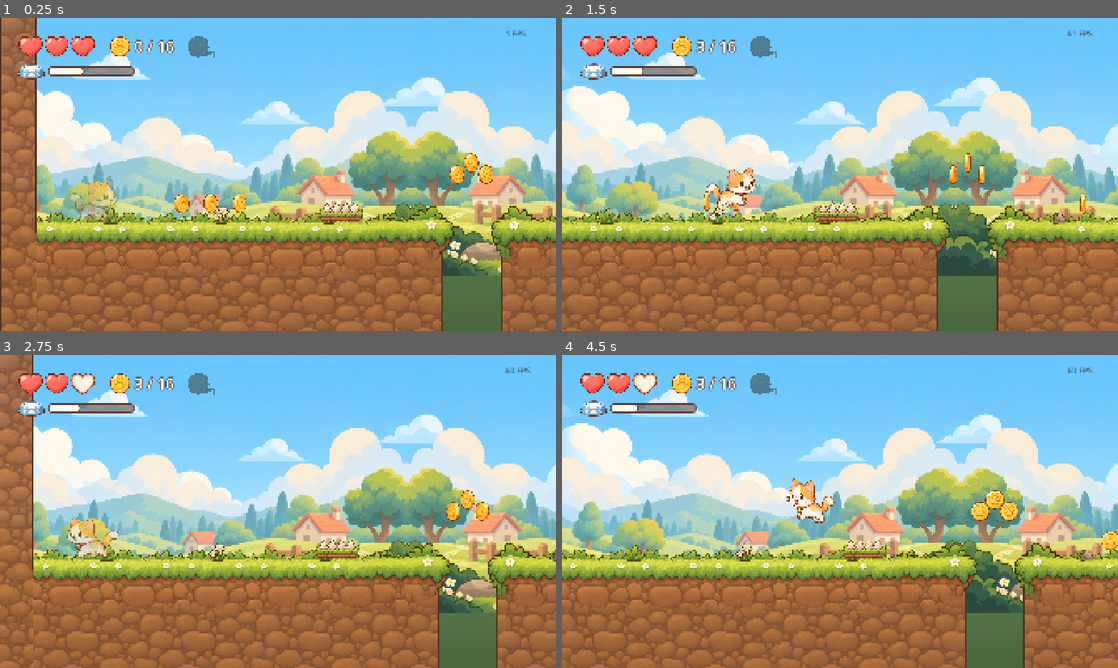
Above: before the commit, frames 1-4 (two rows, left to right).
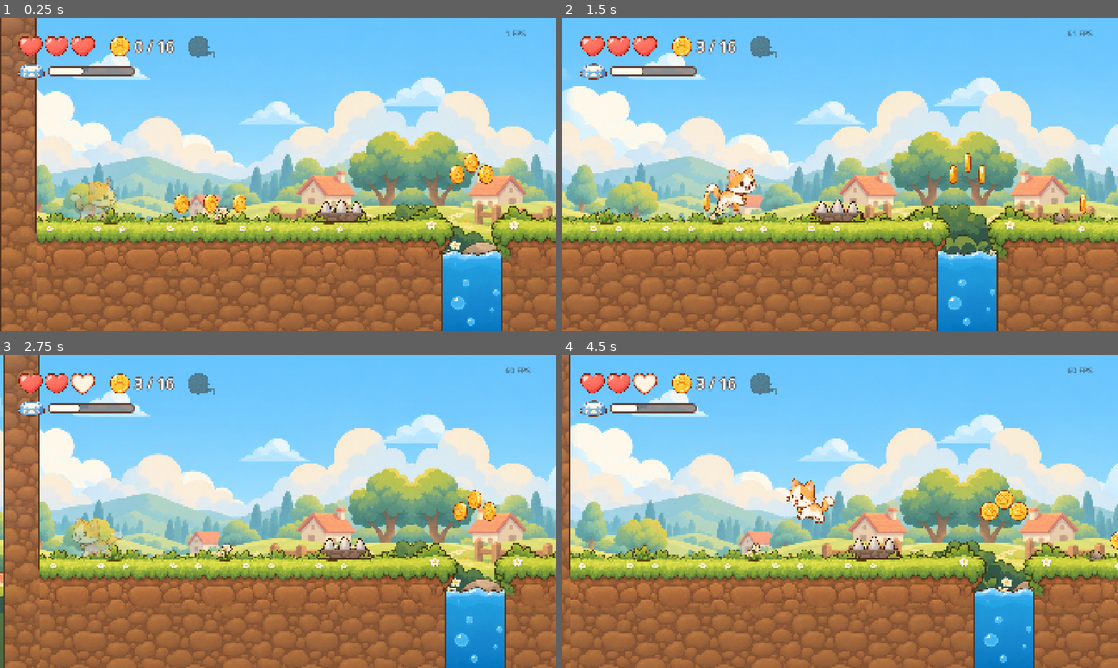
Above: after the commit, the same moments.

Repository: roshnikumari-21/wiwiwi
Game: Godot game, scene res://scenes/levels/w1/level_w1_01.tscn
Same seed, same stepped clock (60 frames per second), same inputs: the game is played once before the commit and once after it.
Inputs (mouse positions are in pixels of both pictures, inside the frame that each line leads up to):
- Up to frame 1 (0.25 s): no input
- Up to frame 2 (1.5 s): move the mouse to (962, 158) at 0.52 s; hold Right (move_right) from 0.53 s (still down); tap Space (jump) at 0.6, 0.77, 1.07, 1.35 s; click (962, 158) at 0.67 s; move the mouse to (728, 190) at 1.27 s; click (728, 190) at 1.42 s
- Up to frame 3 (2.75 s): tap Space (jump) at 1.52, 1.82, 2.1 s; move the mouse to (333, 442) at 2.02 s; release Right (move_right) at 2.03 s; hold Left (move_left) from 2.03 s (still down); click (333, 442) at 2.17 s
- Up to frame 4 (4.5 s): move the mouse to (812, 574) at 2.77 s; release Left (move_left) at 2.78 s; hold Right (move_right) 2.78-4.28 s; tap Space (jump) at 2.85, 3.02, 3.32, 3.6, 3.77, 4.07, 4.35 s; click (812, 574) at 2.92 s; move the mouse to (1006, 558) at 3.52 s; click (1006, 558) at 3.67 s; move the mouse to (673, 464) at 4.27 s; hold Left (move_left) from 4.28 s (still down); click (673, 464) at 4.42 s

The runs differ from the first frame. In frame 1, 3.1% of the frame differs, in the area x 56-91%, y 58-100%; in frame 2, 3.1%; in frame 3, 24%, in the area x 0-100%, y 0-100%; in frame 4, 21%.

Commit message:
M1: water in pits and new spike traps
Pits now hold water: splash, sink, then the pit rule. Spike traps rest
on the ground with short/long variants. Water tiles made seamless and
joined without a line by make_ground.py.

Co-Authored-By: Claude Opus 5.5 <noreply@anthropic.com>

Diff:
--- a/autoload/events.gd
+++ b/autoload/events.gd
@@ -6,6 +6,7 @@
 signal yarn_collected
 signal hearts_changed(hearts: int)
 signal player_hurt                     ## a hazard or enemy touched the cat
+signal player_fell_in_water
 signal enemy_stomped
 signal energy_changed(energy: float)   ## 0..1
 signal milk_drunk
--- a/dev/m1_hazards_test.gd
+++ b/dev/m1_hazards_test.gd
@@ -54,6 +54,21 @@
 	await _frames(70)
 	_check("squashed slime goes away", not is_instance_valid(slime), "")
 
+	# Water: falling in splashes, she sinks, loses a heart and comes back at the respawn point.
+	await _frames(80)
+	gs.hearts = 3
+	player.global_position = Vector2(1500, 960)
+	player.velocity = Vector2(0, 400)
+	for i in 30:   # until she reaches the water
+		await physics_frame
+		if player.frozen:
+			break
+	_check("water: she sinks (no control)", player.frozen, player.global_position)
+	_check("water: splash shown", level.get_node("Objects/Water1").find_children("*", "CPUParticles2D", false, false).size() == 1, "")
+	await _frames(60)   # the sinking pause, then the heart and the respawn
+	_check("water: heart lost", gs.hearts == 2, gs.hearts)
+	_check("water: back at the start, visible", player.global_position.distance_to(Vector2(200, 900)) < 5 and not player.frozen and player.sprite.modulate.a > 0.2, [player.global_position, player.sprite.modulate.a])
+
 	print("RESULT: %s" % ("ALL PASS" if _fails == 0 else "%d FAILED" % _fails))
 	quit(_fails)
 
--- a/scenes/actors/player/player.gd
+++ b/scenes/actors/player/player.gd
@@ -178,6 +178,7 @@
 	frozen = false
 	_safe_left = safe_time
 	sprite.flip_h = false
+	sprite.modulate.a = 1.0
 	sprite.play("idle")
 	var blink := create_tween().set_loops(7)
 	blink.tween_property(sprite, "modulate:a", 0.3, 0.08)
@@ -218,6 +219,12 @@
 	_in_jump = true
 	_do_squash(Vector2(0.85, 1.15))
 
+## Fell into water: she drifts down and fades out under the waves.
+func sink() -> void:
+	frozen = true
+	velocity = Vector2(velocity.x * 0.2, minf(velocity.y, 200.0))
+	create_tween().tween_property(sprite, "modulate:a", 0.0, 0.5)
+
 ## Out of hearts: stop and look sad.
 func give_up() -> void:
 	frozen = true
--- a/scenes/levels/level.gd
+++ b/scenes/levels/level.gd
@@ -21,6 +21,7 @@
 var _respawn_point: Vector2
 var _over := false   ## true once the level is won or lost
 const HURT_PAUSE := 0.7  ## seconds of the hurt pose before she reappears at the flag
+const SINK_PAUSE := 0.8  ## seconds of sinking after a splash before she reappears at the flag
 
 func _ready() -> void:
 	bounds = _terrain_bounds()
@@ -32,6 +33,7 @@
 
 	Events.checkpoint_reached.connect(func(point: Vector2): _respawn_point = point)
 	Events.player_hurt.connect(_on_hurt)
+	Events.player_fell_in_water.connect(_on_fell_in_water)
 	for goal in get_tree().get_nodes_in_group("goal"):
 		goal.reached.connect(_on_goal_reached.bind(goal))
 	hud.restart_pressed.connect(restart)
@@ -52,6 +54,15 @@
 		_respawn()
 	else:
 		_fail()
+
+## Water in a pit: a splash, she sinks out of sight, then the same rule as a pit fall.
+func _on_fell_in_water() -> void:
+	if _over:
+		return
+	player.sink()
+	await get_tree().create_timer(SINK_PAUSE).timeout
+	if not _over:
+		_on_fell()
 
 ## Spikes or an enemy: lose a heart, a short hurt pose, then back to the last flag (or the level is lost).
 func _on_hurt() -> void:
--- a/scenes/levels/w1/level_w1_01.tscn
+++ b/scenes/levels/w1/level_w1_01.tscn
@@ -10,6 +10,7 @@
 [ext_resource type="PackedScene" path="res://scenes/objects/spikes.tscn" id="8_spikes"]
 [ext_resource type="PackedScene" path="res://scenes/actors/enemies/slime.tscn" id="9_slime"]
 [ext_resource type="PackedScene" path="res://scenes/objects/moving_platform.tscn" id="10_plank"]
+[ext_resource type="PackedScene" path="res://scenes/objects/water.tscn" id="11_water"]
 
 [node name="LevelW1_01" instance=ExtResource("1_base")]
 level_id = "w1_01"
@@ -123,3 +124,15 @@
 [node name="MovingPlatform" parent="Objects" instance=ExtResource("10_plank")]
 position = Vector2(4945, 900)
 move_by = Vector2(210, 0)
+
+[node name="Water1" parent="Objects" instance=ExtResource("11_water")]
+position = Vector2(1400, 1000)
+width = 200.0
+
+[node name="Water2" parent="Objects" instance=ExtResource("11_water")]
+position = Vector2(3200, 1000)
+width = 300.0
+
+[node name="Water3" parent="Objects" instance=ExtResource("11_water")]
+position = Vector2(4800, 1000)
+width = 500.0
--- a/scenes/objects/spikes.gd
+++ b/scenes/objects/spikes.gd
@@ -1,7 +1,39 @@
+@tool
 extends Area2D
-## Spikes: touching them costs a heart. Origin = bottom centre (sits on the ground).
+## Spike trap resting on the ground: touching it costs a heart. Origin = bottom centre (on the grass).
+## Short = 3 spikes (easy hop), Long = 5 spikes (needs a proper jump).
+
+const SHORT := preload("res://assets/art/objects/spikes_short.png")
+const LONG := preload("res://assets/art/objects/spikes_long.png")
+const SCALE := 0.26
+const SINK := 6.0            # sits this many px into the grass so it looks planted
+const HURT_SHARE := Vector2(0.86, 0.75)   # hurt box: share of the art's width and height
+
+@export var long: bool = false:
+	set(value):
+		long = value
+		_rebuild()
+
+func _ready() -> void:
+	_rebuild()
+
+func _rebuild() -> void:
+	var sprite: Sprite2D = get_node_or_null("Sprite")
+	var shape: CollisionShape2D = get_node_or_null("Shape")
+	if sprite == null or shape == null:
+		return
+	sprite.texture = LONG if long else SHORT
+	sprite.scale = Vector2.ONE * SCALE
+	sprite.offset = Vector2(0, -sprite.texture.get_height() * 0.5 + SINK / SCALE)
+	var size := sprite.texture.get_size() * SCALE
+	var rect := RectangleShape2D.new()
+	rect.size = size * HURT_SHARE
+	shape.shape = rect
+	shape.position = Vector2(0, -rect.size.y * 0.5)
 
 func _physics_process(_delta: float) -> void:
+	if Engine.is_editor_hint():
+		return
 	for body in get_overlapping_bodies():
 		if body is Player and body.can_be_hurt():
 			Events.player_hurt.emit()
--- a/scenes/objects/spikes.tscn
+++ b/scenes/objects/spikes.tscn
@@ -1,10 +1,7 @@
 [gd_scene format=3]
 
 [ext_resource type="Script" path="res://scenes/objects/spikes.gd" id="1_script"]
-[ext_resource type="Texture2D" path="res://assets/art/objects/spikes.png" id="2_spikes"]
-
-[sub_resource type="RectangleShape2D" id="RectangleShape2D_spikes"]
-size = Vector2(130, 36)
+[ext_resource type="Texture2D" path="res://assets/art/objects/spikes_short.png" id="2_short"]
 
 [node name="Spikes" type="Area2D"]
 collision_layer = 16
@@ -12,10 +9,8 @@
 script = ExtResource("1_script")
 
 [node name="Sprite" type="Sprite2D" parent="."]
-scale = Vector2(0.36, 0.36)
-texture = ExtResource("2_spikes")
-offset = Vector2(0, -91)
+scale = Vector2(0.26, 0.26)
+texture = ExtResource("2_short")
+offset = Vector2(0, -134)
 
 [node name="Shape" type="CollisionShape2D" parent="."]
-position = Vector2(0, -20)
-shape = SubResource("RectangleShape2D_spikes")
--- /dev/null
+++ b/scenes/objects/water.gd
@@ -0,0 +1,104 @@
+@tool
+extends Area2D
+## Water filling a pit. Set Width (the gap between the ground pieces) and Depth in the Inspector.
+## Origin = top-left of the water line. The waves drift gently; when the cat falls in she splashes,
+## and the level takes a heart (Events.player_fell_in_water).
+
+const SURFACE := preload("res://assets/art/tiles/meadow/water_surface.png")
+const BODY := preload("res://assets/art/tiles/meadow/water_body.png")
+const BODY_FROM := 40.0        # the underwater part starts just under the strip's waves
+const CATCH_FROM := 26.0       # the cat counts as "in" a little below the wave tips
+const DRIFT_SPEED := 28.0      # px per second the waves slide sideways
+
+@export var width: float = 300.0:
+	set(value):
+		width = value
+		_rebuild()
+@export var depth: float = 500.0:
+	set(value):
+		depth = value
+		_rebuild()
+
+var _surface: TextureRect
+var _drift := 0.0
+
+func _ready() -> void:
+	z_index = 5   # in front of the cat, so she disappears under the water
+	collision_layer = 16
+	collision_mask = 2
+	body_entered.connect(_on_body_entered)
+	_rebuild()
+
+func _process(delta: float) -> void:
+	if _surface:
+		_drift = fposmod(_drift + DRIFT_SPEED * delta, SURFACE.get_width())
+		_surface.position.x = -_drift
+
+func _rebuild() -> void:
+	if not is_inside_tree():
+		return
+	for child in get_children():
+		remove_child(child)
+		child.queue_free()
+	var clip := Control.new()
+	clip.clip_contents = true
+	clip.mouse_filter = Control.MOUSE_FILTER_IGNORE
+	clip.size = Vector2(width, depth)
+	add_child(clip)
+	clip.add_child(_tile(BODY, Vector2(0, BODY_FROM), Vector2(width, depth - BODY_FROM)))
+	_surface = _tile(SURFACE, Vector2.ZERO, Vector2(width + SURFACE.get_width(), SURFACE.get_height()))
+	clip.add_child(_surface)
+	var shape := CollisionShape2D.new()
+	var rect := RectangleShape2D.new()
+	rect.size = Vector2(width, depth - CATCH_FROM)
+	shape.shape = rect
+	shape.position = Vector2(width * 0.5, CATCH_FROM + rect.size.y * 0.5)
+	add_child(shape)
+
+func _on_body_entered(body: Node2D) -> void:
+	if Engine.is_editor_hint() or not body is Player or body.frozen:
+		return
+	_splash(body.global_position.x - global_position.x)
+	Events.player_fell_in_water.emit()
+
+## Droplets jump up where the cat went in.
+func _splash(x: float) -> void:
+	var drops := CPUParticles2D.new()
+	var tex := GradientTexture2D.new()
+	tex.fill = GradientTexture2D.FILL_RADIAL
+	tex.fill_from = Vector2(0.5, 0.5)
+	tex.fill_to = Vector2(1.0, 0.5)
+	tex.width = 24
+	tex.height = 24
+	var g := Gradient.new()
+	g.set_color(0, Color(1.0, 1.0, 1.0, 1.0))
+	g.set_color(1, Color(0.6, 0.86, 1.0, 0.0))
+	tex.gradient = g
+	drops.texture = tex
+	drops.position = Vector2(x, 8)
+	drops.amount = 22
+	drops.one_shot = true
+	drops.explosiveness = 1.0
+	drops.lifetime = 0.8
+	drops.direction = Vector2.UP
+	drops.spread = 40.0
+	drops.initial_velocity_min = 280.0
+	drops.initial_velocity_max = 520.0
+	drops.gravity = Vector2(0, 1400)
+	drops.scale_amount_min = 1.2
+	drops.scale_amount_max = 2.2
+	drops.z_index = 1
+	add_child(drops)
+	drops.emitting = true
+	get_tree().create_timer(1.2).timeout.connect(drops.queue_free)
+
+func _tile(texture: Texture2D, at: Vector2, area: Vector2) -> TextureRect:
+	var tile := TextureRect.new()
+	tile.texture = texture
+	tile.stretch_mode = TextureRect.STRETCH_TILE
+	tile.expand_mode = TextureRect.EXPAND_IGNORE_SIZE
+	tile.texture_repeat = CanvasItem.TEXTURE_REPEAT_ENABLED
+	tile.mouse_filter = Control.MOUSE_FILTER_IGNORE
+	tile.position = at
+	tile.size = area
+	return tile
--- /dev/null
+++ b/scenes/objects/water.tscn
@@ -0,0 +1,9 @@
+[gd_scene format=3]
+
+[ext_resource type="Script" path="res://scenes/objects/water.gd" id="1_script"]
+
+[node name="Water" type="Area2D"]
+z_index = 5
+collision_layer = 16
+collision_mask = 2
+script = ExtResource("1_script")
Binary file removed: assets/art/objects/spikes.png
Binary file added: assets/art/objects/spikes_long.png
Not shown, added: assets/art/objects/spikes_long.png.import
Binary file added: assets/art/objects/spikes_short.png
Not shown, added: assets/art/objects/spikes_short.png.import
Binary file added: assets/art/tiles/meadow/water_body.png
Not shown, added: assets/art/tiles/meadow/water_body.png.import
Binary file added: assets/art/tiles/meadow/water_surface.png
Not shown, changed: assets/art/tiles/meadow/water_surface.png.import
Not shown, added: scenes/objects/water.gd.uid
Not shown, changed: plan.md
